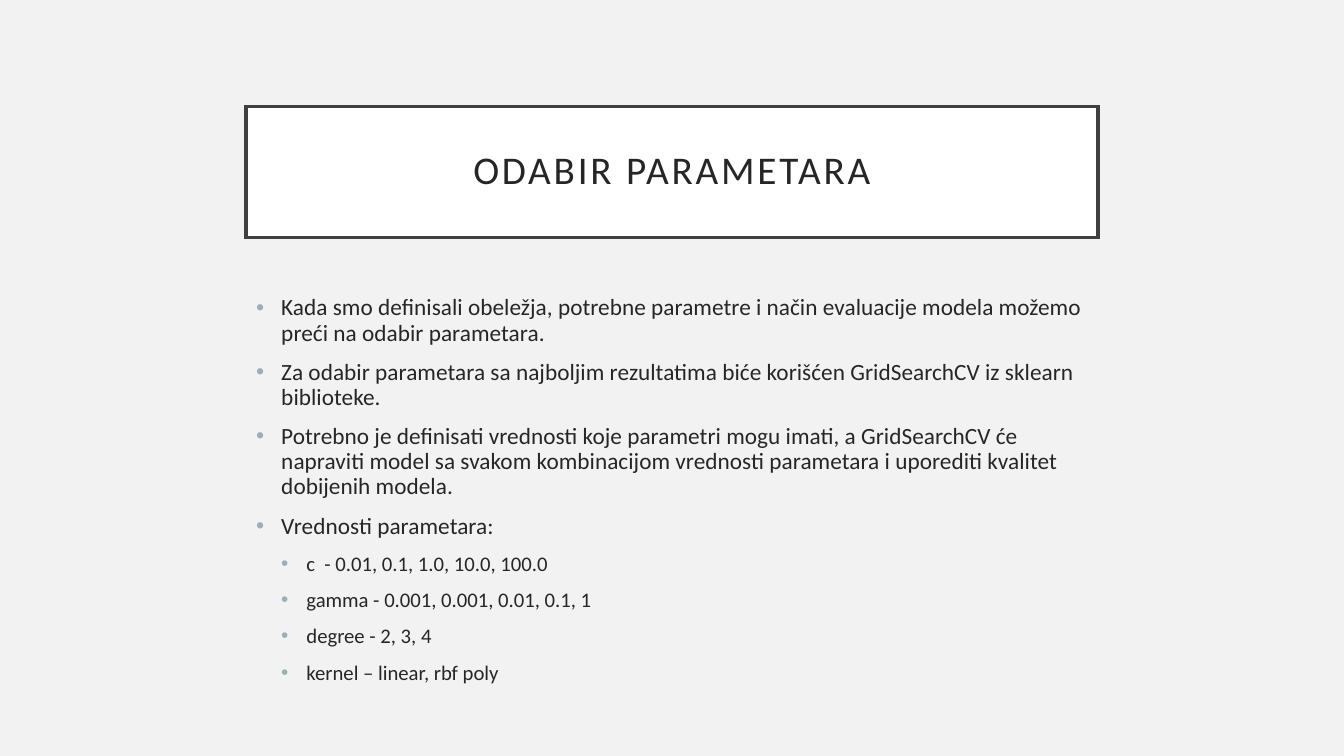
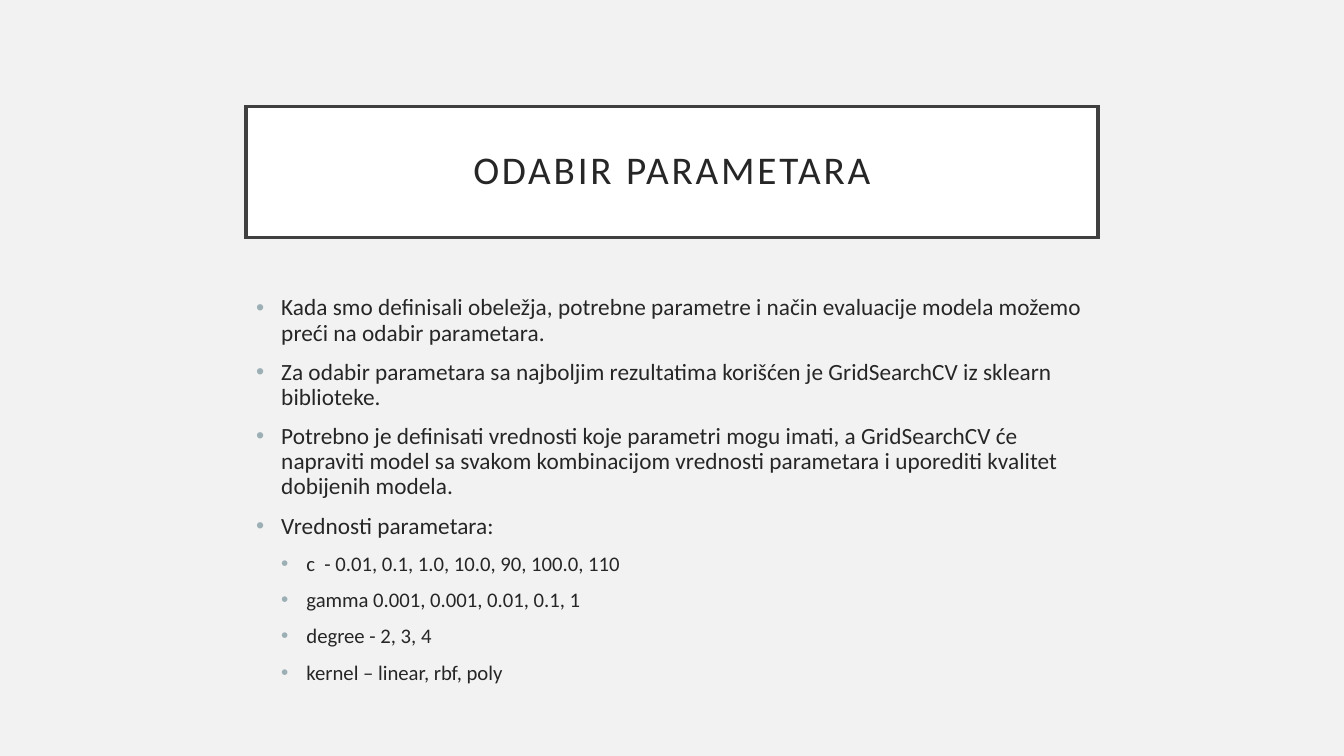
Before and after one commit to mijatkrivokapic/Epileptic-Seizure-Recognition, a slide deck: slide 10 of Detekcija epileptičnih napada pomoću EEG vremenske serije.pptx (slide 11 before the commit). Drawn at 1344x756 pixels with LibreOffice and Linux fonts; fonts in the diff are those of the drawing. Boxes give left, top, right and bottom in pixels: in the first picture for what was removed or moved away, otherwise in the second. Text is boxed around its words. In the diff, an @@ line names an element or a change of style, - is before the commit and + after.

```diff
--- a/Detekcija epileptičnih napada pomoću EEG vremenske serije.pptx
+++ b/Detekcija epileptičnih napada pomoću EEG vremenske serije.pptx
@@ text at [281,364,1051,405]: text changed @@
-• Za odabir parametara sa najboljim rezultatima biće korišćen GridSearchCV iz sklearn biblioteke.
+• Za odabir parametara sa najboljim rezultatima korišćen je GridSearchCV iz sklearn biblioteke.
@@ text at [306,557,619,611]: text changed @@
-  • c - 0.01, 0.1, 1.0, 10.0, 100.0
-  • gamma - 0.001, 0.001, 0.01, 0.1, 1
+  • c - 0.01, 0.1, 1.0, 10.0, 90, 100.0, 110
+  • gamma 0.001, 0.001, 0.01, 0.1, 1
@@ text at [306,665,503,684]: text changed @@
-  • kernel – linear, rbf poly
+  • kernel – linear, rbf, poly
```
Also in this commit, not shown: 6 other slides changed, 8 slides added, 4 slides removed, 1 other file.
